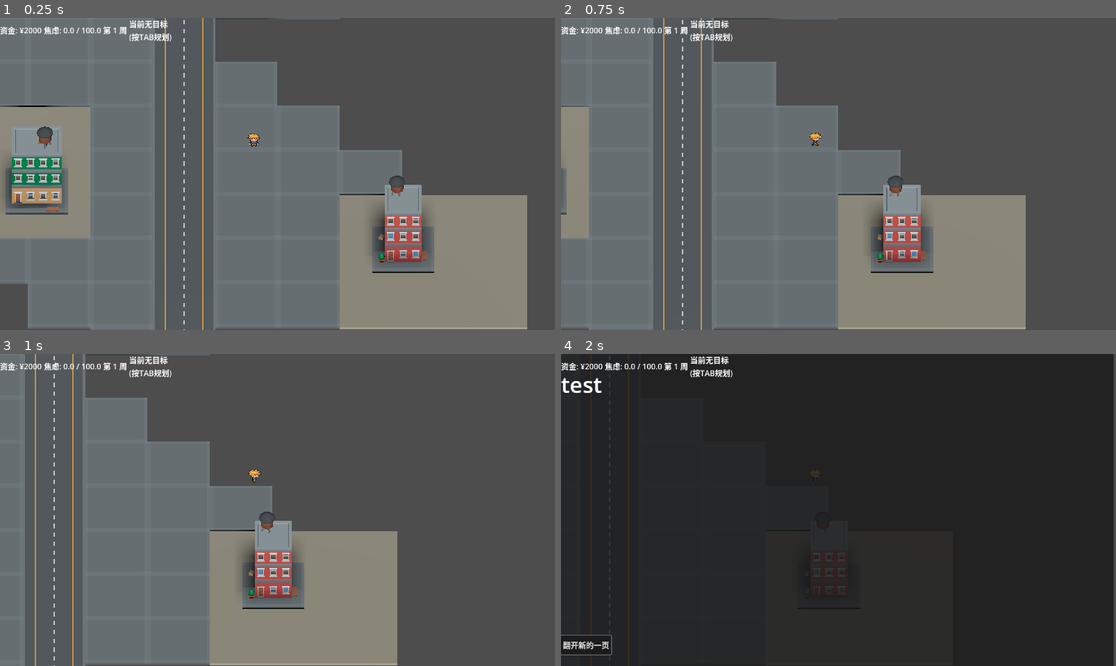
Above: before the commit, frames 1-4 (two rows, left to right).
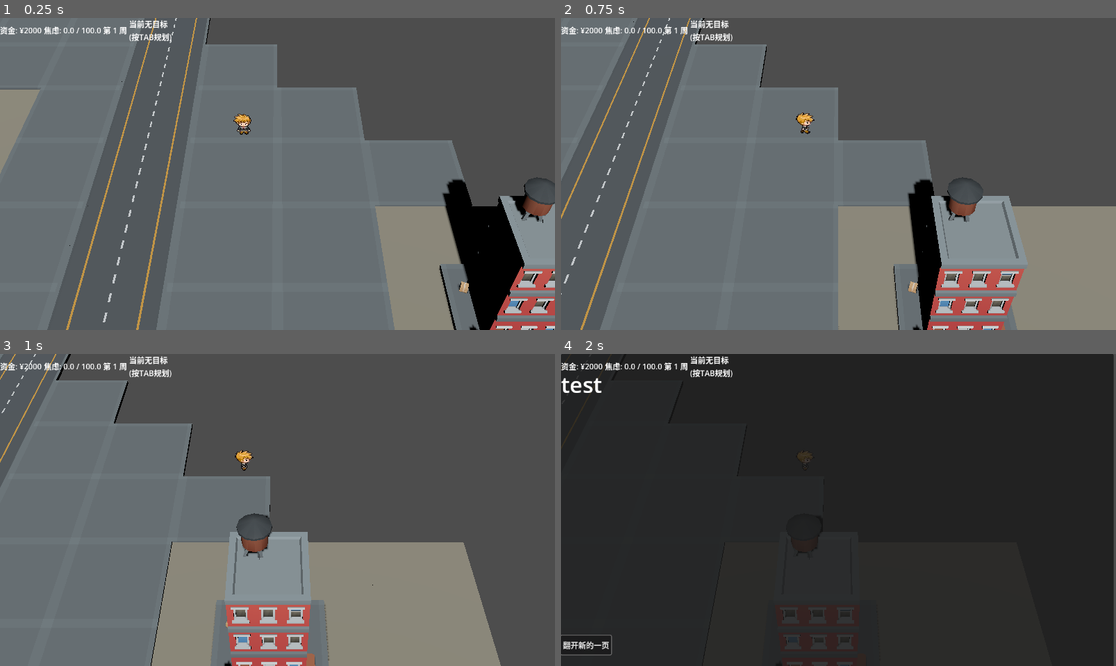
Above: after the commit, the same moments.

Repository: robertzq/project-refactor
Game: Godot game, scene res://_Scenes/MainWorld.tscn
Two runs of this game, one before a commit and one after it. Both use one fixed random seed, a clock stepped at 60 frames per second and the inputs below. This scene is started directly instead of the project's main scene.
Inputs:
- Up to frame 1 (0.25 s): no input
- Up to frame 2 (0.75 s): tap Enter (ui_accept) at 0.5 s; hold Right (ui_right) from 0.53 s (still down)
- Up to frame 3 (1 s): keep holding Right (ui_right); tap Enter (ui_accept) at 0.77 s
- Up to frame 4 (2 s): release Right (ui_right) at 1.28 s; hold Down (ui_down) from 1.28 s (still down); tap Enter (ui_accept) at 1.52 s

The runs differ from the first frame. In frame 1, 30% of the frame differs, in the area x 0-100%, y 0-100%; in frame 2, 26%; in frame 3, 23%; in frame 4, less than 0.1%.
Error in both runs: Invalid operands 'String' and 'Nil' in operator '+'. (res://_Scripts/ui_settlement.gd:32)

Commit message:
update camera angle

Diff:
--- a/_Scenes/MainWorld.tscn
+++ b/_Scenes/MainWorld.tscn
@@ -29,8 +29,8 @@
 
 [node name="Camera3D2" type="Camera3D" parent="Player"]
 transform = Transform3D(1, 0, 0, 0, 0.7071068, 0.7071068, 0, -0.7071068, 0.7071068, 0.7528887, 8.31, 9.876343)
-projection = 1
 current = true
+fov = 30.0
 size = 10.0
 
 [node name="building_lib" parent="." groups=["buildings"] instance=ExtResource("3_e2qk1")]
